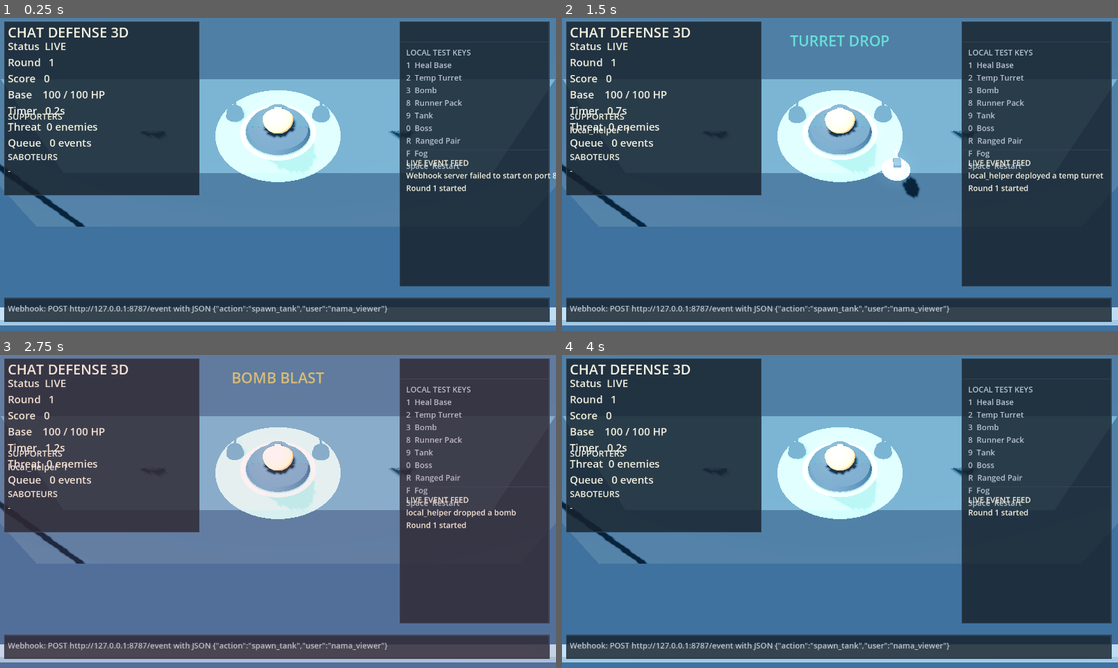
Above: before the commit, frames 1-4 (two rows, left to right).
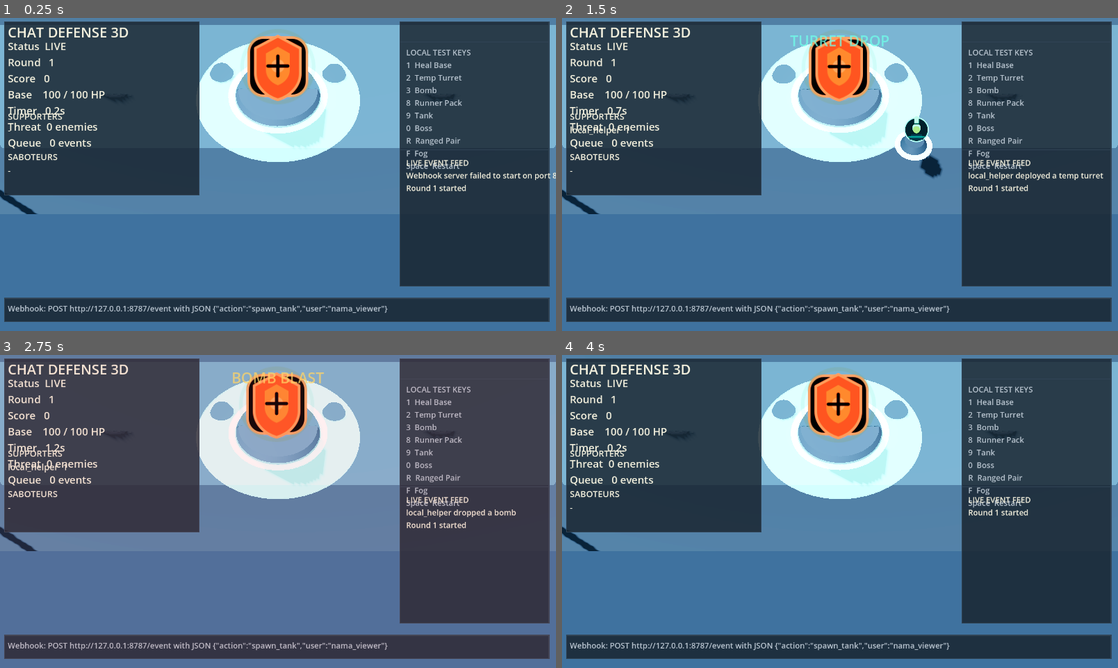
Above: after the commit, the same moments.

Repository: isnrdraa/chat-defense
Game: Godot game, scene res://scenes/main.tscn
Same seed, same stepped clock (60 frames per second), same inputs: the game is played once before the commit and once after it.
Inputs:
- Up to frame 1 (0.25 s): no input
- Up to frame 2 (1.5 s): tap Enter at 0.5 s; tap 1 at 0.6 s; tap Space at 0.77 s; tap 2 at 1.35 s
- Up to frame 3 (2.75 s): tap Space at 1.52 s; tap 3 at 2.1 s
- Up to frame 4 (4 s): tap 8 at 2.85 s; tap Space at 3.02, 3.77 s; tap 9 at 3.6 s

The runs differ from the first frame. In frame 1, 16% of the frame differs, in the area x 0-100%, y 2-99%; in frame 2, 17%; in frame 3, 16%; in frame 4, 16%.

Commit message:
Refine 2.5D unit visuals with billboard sprites

Diff:
--- a/scripts/main.gd
+++ b/scripts/main.gd
@@ -15,6 +15,13 @@
 const WORLD_SCALE := 0.032
 const PORT := 8787
 const MAX_QUEUE_SIZE := 40
+const BASE_TEXTURE: Texture2D = preload("res://assets/sprites/base_core.svg")
+const TURRET_TEXTURE: Texture2D = preload("res://assets/sprites/turret_guard.svg")
+const BULLET_TEXTURE: Texture2D = preload("res://assets/sprites/bullet_pulse.svg")
+const RUNNER_TEXTURE: Texture2D = preload("res://assets/sprites/enemy_runner.svg")
+const TANK_TEXTURE: Texture2D = preload("res://assets/sprites/enemy_tank.svg")
+const RANGED_TEXTURE: Texture2D = preload("res://assets/sprites/enemy_ranged.svg")
+const BOSS_TEXTURE: Texture2D = preload("res://assets/sprites/enemy_boss.svg")
 
 const ACTION_COOLDOWNS := {
 	"heal_base": 0.8,
@@ -217,9 +224,9 @@
 
 	battle_camera = Camera3D.new()
 	battle_camera.current = true
-	battle_camera.fov = 42.0
-	battle_camera.position = Vector3(0, 18.5, 16.0)
-	battle_camera.rotation_degrees = Vector3(-52, 0, 0)
+	battle_camera.fov = 36.0
+	battle_camera.position = Vector3(0, 17.0, 14.2)
+	battle_camera.rotation_degrees = Vector3(-56, 0, 0)
 	camera_rig.add_child(battle_camera)
 
 	var sun := DirectionalLight3D.new()
@@ -836,21 +843,10 @@
 	ring.position = Vector3(0, -0.12, 0)
 	root.add_child(ring)
 
-	var core_mesh := SphereMesh.new()
-	core_mesh.radius = 0.92
-	core_mesh.height = 1.7
-	var core := _mesh_instance(core_mesh, BASE_COLOR, 0.65, 0.2, false)
+	var core := _billboard_instance(BASE_TEXTURE, Vector2(3.8, 3.8), BASE_COLOR.lerp(Color.WHITE, 0.15), 0.5)
 	core.name = "Core"
-	core.position = Vector3(0, 0.92, 0)
+	core.position = Vector3(0, 1.55, -0.08)
 	root.add_child(core)
-
-	var crown_mesh := BoxMesh.new()
-	crown_mesh.size = Vector3(0.28, 1.45, 0.28)
-	for angle in [0.0, 45.0, 90.0, 135.0]:
-		var crown := _mesh_instance(crown_mesh, Color("ffe5d6"), 0.0, 0.28, false)
-		crown.position = Vector3(0, 1.15, 0)
-		crown.rotation_degrees = Vector3(0, angle, 0)
-		root.add_child(crown)
 
 	return root
 
@@ -868,33 +864,23 @@
 	glow.position = Vector3(0, -0.07, 0)
 	root.add_child(glow)
 
-	var base_mesh := CylinderMesh.new()
-	base_mesh.top_radius = 0.48
-	base_mesh.bottom_radius = 0.58
-	base_mesh.height = 0.46
+	var pedestal_mesh := CylinderMesh.new()
+	pedestal_mesh.top_radius = 0.42
+	pedestal_mesh.bottom_radius = 0.58
+	pedestal_mesh.height = 0.3
 	var base_color := Color("6fffe9") if temporary else Color("f4f1de")
-	var base := _mesh_instance(base_mesh, base_color, 0.1 if temporary else 0.0, 0.46, false)
-	base.position = Vector3(0, 0.2, 0)
+	var base := _mesh_instance(pedestal_mesh, Color("20303d"), 0.0, 0.52, false)
+	base.position = Vector3(0, 0.12, 0)
 	root.add_child(base)
 
 	var head := Node3D.new()
 	head.name = "Head"
-	head.position = Vector3(0, 0.48, 0)
+	head.position = Vector3(0, 0.42, 0)
 	root.add_child(head)
 
-	var head_mesh := BoxMesh.new()
-	head_mesh.size = Vector3(0.42, 0.26, 0.54)
-	var head_body := _mesh_instance(head_mesh, Color("314455"), 0.0, 0.48, false)
+	var head_body := _billboard_instance(TURRET_TEXTURE, Vector2(1.6, 1.6), base_color, 0.14 if temporary else 0.05)
+	head_body.position = Vector3(0, 0.52, -0.04)
 	head.add_child(head_body)
-
-	var barrel_mesh := CylinderMesh.new()
-	barrel_mesh.top_radius = 0.08
-	barrel_mesh.bottom_radius = 0.08
-	barrel_mesh.height = 0.9
-	var barrel := _mesh_instance(barrel_mesh, base_color, 0.08 if temporary else 0.0, 0.3, false)
-	barrel.rotation_degrees = Vector3(90, 0, 0)
-	barrel.position = Vector3(0, 0.02, -0.5)
-	head.add_child(barrel)
 
 	return root
 
@@ -904,68 +890,29 @@
 
 	match kind:
 		"tank":
-			var body_mesh := BoxMesh.new()
-			body_mesh.size = Vector3(1.2, 0.8, 1.45)
-			var body := _mesh_instance(body_mesh, tint, 0.18, 0.58, false)
-			body.position = Vector3(0, 0.46, 0)
+			var shadow_tank := _shadow_disc(0.88, 0.12)
+			root.add_child(shadow_tank)
+			var body := _billboard_instance(TANK_TEXTURE, Vector2(2.25, 2.25), tint, 0.18)
+			body.position = Vector3(0, 1.1, -0.05)
 			root.add_child(body)
-
-			var turret_mesh := CylinderMesh.new()
-			turret_mesh.top_radius = 0.34
-			turret_mesh.bottom_radius = 0.42
-			turret_mesh.height = 0.42
-			var turret := _mesh_instance(turret_mesh, Color("552214"), 0.0, 0.64, false)
-			turret.position = Vector3(0, 0.95, -0.08)
-			root.add_child(turret)
-
-			var horn_mesh := BoxMesh.new()
-			horn_mesh.size = Vector3(0.2, 0.2, 0.8)
-			var horn := _mesh_instance(horn_mesh, Color("ffe3d9"), 0.0, 0.28, false)
-			horn.position = Vector3(0, 0.96, -0.65)
-			root.add_child(horn)
 		"ranged":
-			var body_capsule := CapsuleMesh.new()
-			body_capsule.radius = 0.42
-			body_capsule.height = 1.15
-			var body_ranged := _mesh_instance(body_capsule, tint, 0.24, 0.42, false)
-			body_ranged.position = Vector3(0, 0.72, 0)
+			var shadow_ranged := _shadow_disc(0.68, 0.11)
+			root.add_child(shadow_ranged)
+			var body_ranged := _billboard_instance(RANGED_TEXTURE, Vector2(1.8, 1.8), tint, 0.24)
+			body_ranged.position = Vector3(0, 0.95, -0.04)
 			root.add_child(body_ranged)
-
-			var orb_mesh := SphereMesh.new()
-			orb_mesh.radius = 0.18
-			orb_mesh.height = 0.36
-			var orb := _mesh_instance(orb_mesh, Color("e7fffb"), 0.7, 0.1, false)
-			orb.position = Vector3(0, 1.38, -0.12)
-			root.add_child(orb)
 		"boss":
-			var core_mesh := SphereMesh.new()
-			core_mesh.radius = 0.88
-			core_mesh.height = 1.76
-			var core := _mesh_instance(core_mesh, tint, 0.52, 0.22, false)
-			core.position = Vector3(0, 1.08, 0)
+			var shadow_boss := _shadow_disc(1.1, 0.14)
+			root.add_child(shadow_boss)
+			var core := _billboard_instance(BOSS_TEXTURE, Vector2(3.1, 3.1), tint, 0.38)
+			core.position = Vector3(0, 1.55, -0.08)
 			root.add_child(core)
-
-			var crown_mesh := BoxMesh.new()
-			crown_mesh.size = Vector3(0.16, 0.86, 0.16)
-			for angle in [0.0, 45.0, 90.0, 135.0]:
-				var spike := _mesh_instance(crown_mesh, Color("ffd3e6"), 0.1, 0.24, false)
-				spike.position = Vector3(0, 1.8, 0)
-				spike.rotation_degrees = Vector3(18, angle, 0)
-				root.add_child(spike)
 		_:
-			var runner_capsule := CapsuleMesh.new()
-			runner_capsule.radius = 0.3
-			runner_capsule.height = 0.92
-			var runner_body := _mesh_instance(runner_capsule, tint, 0.16, 0.35, false)
-			runner_body.position = Vector3(0, 0.58, 0)
+			var shadow_runner := _shadow_disc(0.52, 0.1)
+			root.add_child(shadow_runner)
+			var runner_body := _billboard_instance(RUNNER_TEXTURE, Vector2(1.45, 1.45), tint, 0.14)
+			runner_body.position = Vector3(0, 0.8, -0.04)
 			root.add_child(runner_body)
-
-			var runner_head_mesh := SphereMesh.new()
-			runner_head_mesh.radius = 0.18
-			runner_head_mesh.height = 0.36
-			var runner_head := _mesh_instance(runner_head_mesh, Color("e9fff1"), 0.0, 0.2, false)
-			runner_head.position = Vector3(0, 1.1, -0.08)
-			root.add_child(runner_head)
 
 	var hp_root := Node3D.new()
 	hp_root.name = "HP"
@@ -989,18 +936,12 @@
 
 func _make_bullet_node() -> Node3D:
 	var root := Node3D.new()
-	var sphere_mesh := SphereMesh.new()
-	sphere_mesh.radius = 0.16
-	sphere_mesh.height = 0.32
-	var sphere := _mesh_instance(sphere_mesh, BULLET_COLOR, 0.95, 0.08, false)
+	var halo := _shadow_disc(0.18, 0.09)
+	halo.position.y = -0.42
+	root.add_child(halo)
+	var sphere := _billboard_instance(BULLET_TEXTURE, Vector2(0.72, 0.72), BULLET_COLOR, 0.95)
+	sphere.position = Vector3(0, 0.04, 0)
 	root.add_child(sphere)
-
-	var halo_mesh := SphereMesh.new()
-	halo_mesh.radius = 0.24
-	halo_mesh.height = 0.48
-	var halo := _mesh_instance(halo_mesh, Color(BULLET_COLOR.r, BULLET_COLOR.g, BULLET_COLOR.b, 0.16), 0.4, 0.05, true)
-	halo.cast_shadow = GeometryInstance3D.SHADOW_CASTING_SETTING_OFF
-	root.add_child(halo)
 	return root
 
 
@@ -1009,6 +950,27 @@
 	instance.mesh = mesh
 	instance.material_override = _material(color, emission_energy, roughness, transparent)
 	return instance
+
+
+func _billboard_instance(texture: Texture2D, size: Vector2, modulate: Color, emission_energy: float) -> MeshInstance3D:
+	var quad := QuadMesh.new()
+	quad.size = size
+	var instance := MeshInstance3D.new()
+	instance.mesh = quad
+	instance.material_override = _sprite_material(texture, modulate, emission_energy)
+	instance.cast_shadow = GeometryInstance3D.SHADOW_CASTING_SETTING_OFF
+	return instance
+
+
+func _shadow_disc(radius: float, alpha: float) -> MeshInstance3D:
+	var disc_mesh := CylinderMesh.new()
+	disc_mesh.top_radius = radius
+	disc_mesh.bottom_radius = radius
+	disc_mesh.height = 0.02
+	var disc := _mesh_instance(disc_mesh, Color(0, 0, 0, alpha), 0.0, 1.0, true)
+	disc.position = Vector3(0, -0.02, 0)
+	disc.cast_shadow = GeometryInstance3D.SHADOW_CASTING_SETTING_OFF
+	return disc
 
 
 func _material(color: Color, emission_energy: float, roughness: float, transparent: bool) -> StandardMaterial3D:
@@ -1022,6 +984,23 @@
 	if emission_energy > 0.0:
 		material.emission_enabled = true
 		material.emission = color
+		material.emission_energy_multiplier = emission_energy
+	return material
+
+
+func _sprite_material(texture: Texture2D, modulate: Color, emission_energy: float) -> StandardMaterial3D:
+	var material := StandardMaterial3D.new()
+	material.transparency = BaseMaterial3D.TRANSPARENCY_ALPHA
+	material.cull_mode = BaseMaterial3D.CULL_DISABLED
+	material.billboard_mode = BaseMaterial3D.BILLBOARD_ENABLED
+	material.shading_mode = BaseMaterial3D.SHADING_MODE_UNSHADED
+	material.albedo_texture = texture
+	material.albedo_color = modulate
+	material.texture_filter = BaseMaterial3D.TEXTURE_FILTER_LINEAR
+	material.no_depth_test = false
+	if emission_energy > 0.0:
+		material.emission_enabled = true
+		material.emission = modulate
 		material.emission_energy_multiplier = emission_energy
 	return material
 
